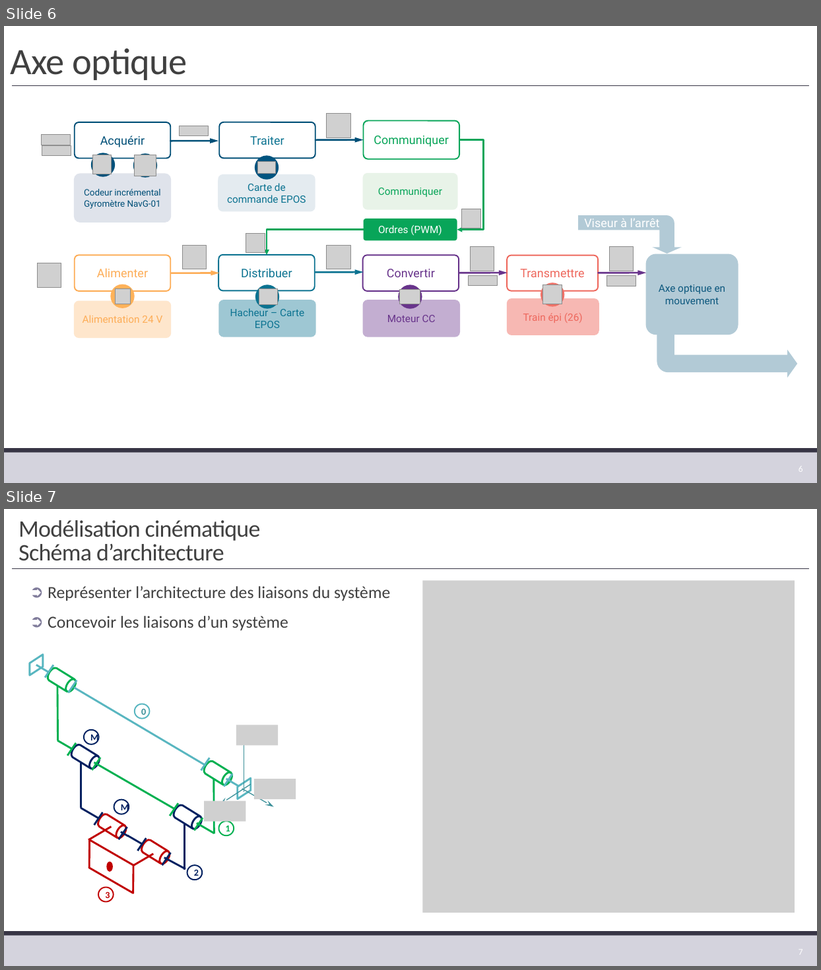
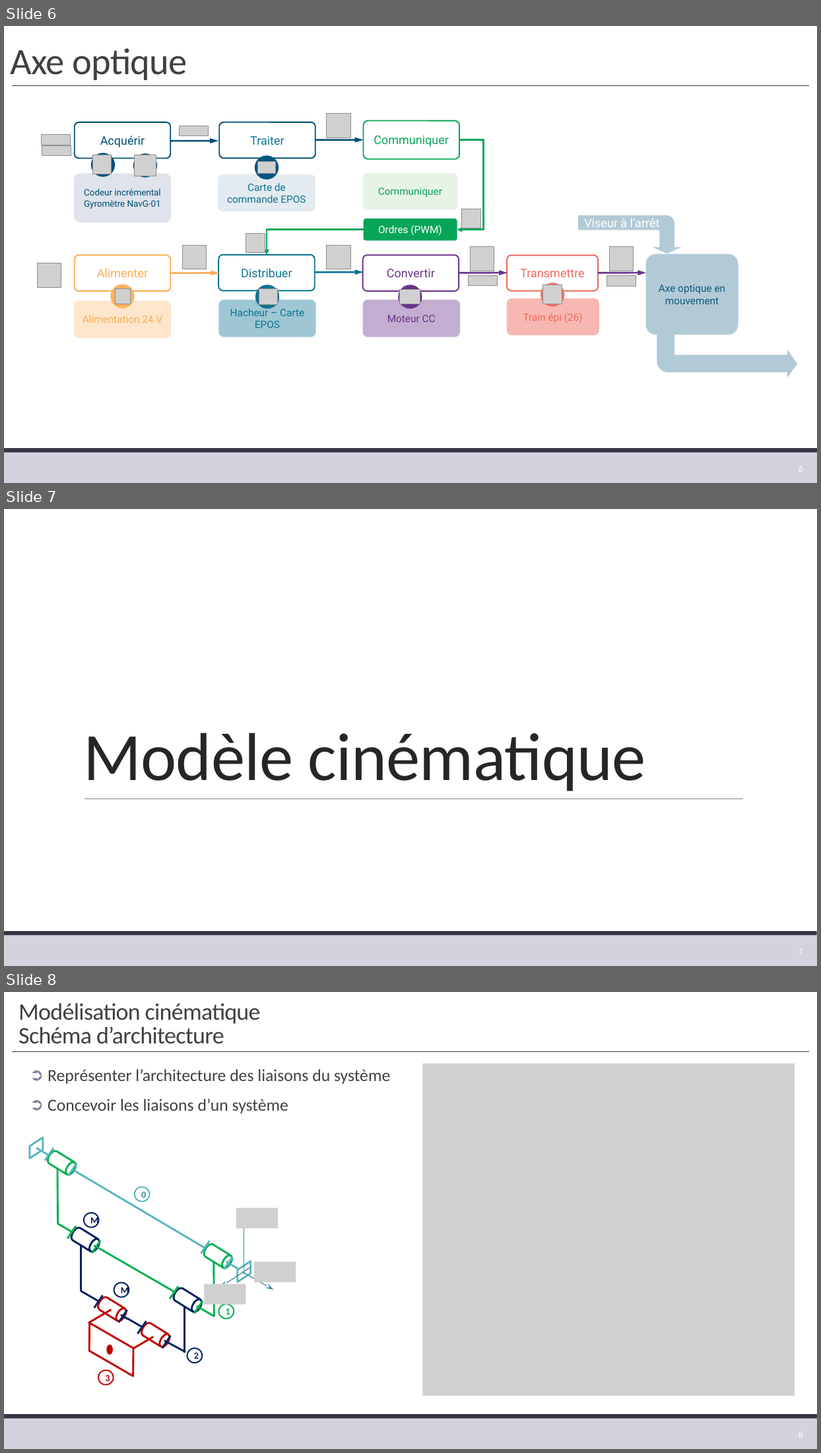
Before and after one commit to xpessoles/TP_Corriges, a slide deck: 01_BGR_300/01_BGR_300.pptx. Shown one above the other, each under a label of ours: slides 6 and 7 before the commit, slides 6, 7 and 8 after it. The pictures are 821x970 and 821x1453 pixels, drawn with LibreOffice and Linux fonts; fonts in the diff are those of the drawing; grey boxes stand for pictures; background and template pictures are left out. Boxes give left, top, right and bottom in pixels: in the first picture for what was removed or moved away, otherwise in the second. Text is boxed around its words. In the diff, an @@ line names an element or a change of style, - is before the commit and + after.

```diff
--- a/01_BGR_300/01_BGR_300.pptx
+++ b/01_BGR_300/01_BGR_300.pptx
@@ slide 7 added at <box>4,509,817,966</box>, background #FFFFFF; not listed: 2 template elements that a slide beside it also shows @@
@@ title added at <box>83,733,646,791</box>, 80 pt, text #262626 @@
+Modèle cinématique
@@ line added from (85, 799) to (743, 799), #808080 0.5 pt @@
@@ page number added at <box>799,953,803,955</box>, 10.5 pt, text #FFFFFF @@
+7
@@ what was slide 7 is now slide 8 @@
@@ page number at <box>799,1436,803,1437</box>: text changed @@
-7
+8
```
